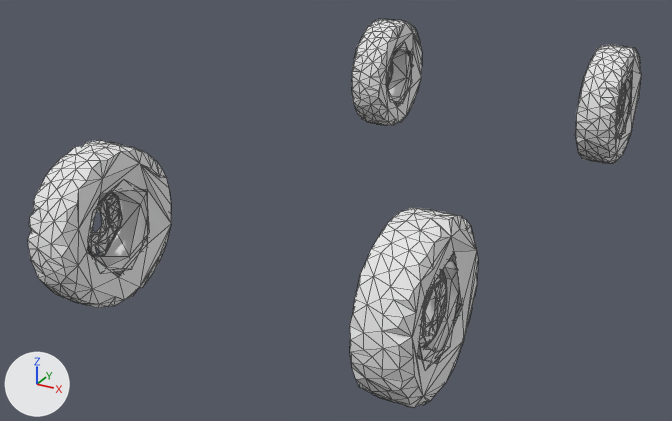
The OBJ model assets/cars/pickup/mesh_g2.obj: old version first, new version second.
The view is the same before and after, from a 50 mm lens placed at (1.96, -4.39, 1.51), pointed at (-0.23, -0.4, -0.48). Lighting does not change. The marker at lower left points along +X, +Y and +Z. The picture after the commit comes second. Mesh edges are drawn as thin lines. Where no turn or scale is listed for an object, it has been applied to the vertices.

The older version as bpy lines, for what is in view:
```python
mat_wheel = principled_material('Wheel')
mat_wheel.base_color = (0.8, 0.8, 0.8)  # white #e7e7e7
mat_wheel.roughness = 1.0
me_wheels_decimated = bpy.data.meshes.new('wheels_decimated')
me_wheels_decimated.from_pydata(...)  # 1383 vertices, 2894 faces; spans x -0.88..0.88, y -1.94..1.67, z -0.57..0.15
me_wheels_decimated.materials.append(mat_wheel)  # white #e7e7e7
ob_wheels_decimated = bpy.data.objects.new('wheels_decimated', me_wheels_decimated)
ob_wheels_decimated.location = (0.0, 0.0, 0.0)
```
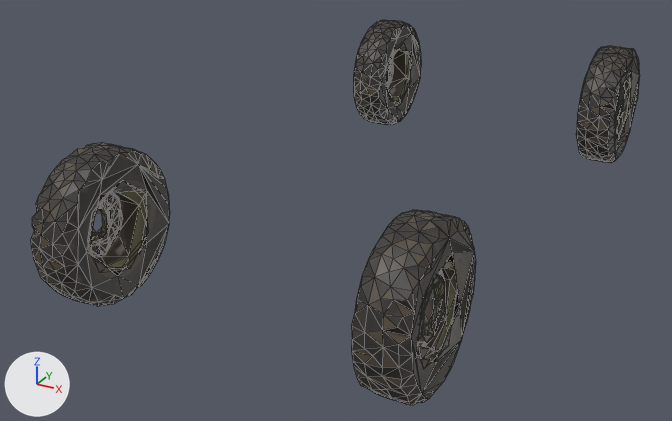
Location of each change, (x1, y1, x2, y2) in pixels of the pictures (672 x 421 px; the box of a moved part takes in the faces that stretch with it):
'wheels_decimated', surface changed, reshaped
    before: (28, 19, 641, 408)
    after: (31, 20, 640, 405)
part 1 of me_wheels_decimated, moved or reshaped
    before: (28, 141, 171, 308)
    after: (31, 143, 170, 307)

The change, as a diff of the scene's bpy script:
```diff
--- a/assets/cars/pickup/mesh_g2.obj.py
+++ b/assets/cars/pickup/mesh_g2.obj.py
@@ img_texture_png @@
+img_texture_png = load_image('texture.png', 'texture.png', 2048, 2048, 'sRGB')
@@ mat_wheel @@
 mat_wheel = principled_material('Wheel')
-mat_wheel.base_color = (0.8, 0.8, 0.8)  # white #e7e7e7
-mat_wheel.roughness = 1.0
+mat_wheel.texture = img_texture_png
@@ me_wheels_decimated @@
 # used by ob_wheels_decimated; location = (0.0, 0.0, 0.0)
-me_wheels_decimated.from_pydata(...)  # 1383 vertices, 2894 faces; spans x -0.88..0.88, y -1.94..1.67, z -0.57..0.15
+me_wheels_decimated.from_pydata(...)  # 1383 vertices, 2894 faces; spans x -0.87..0.88, y -1.93..1.66, z -0.57..0.15
+# me_wheels_decimated part 1: 201 of 1383 vertices moved; they spanned x -0.88..-0.64, y -1.94..-1.22, z -0.57..0.15 and now span x -0.87..-0.65, y -1.93..-1.22, z -0.57..0.15; mean shift (0.0, 0.0, 0.0); largest move (-0.88, -1.58, 0.1) -> (-0.87, -1.58, 0.1)
+# other edits to the shape of me_wheels_decimated do not show in these pictures
 me_wheels_decimated.materials.append(mat_wheel)
```
